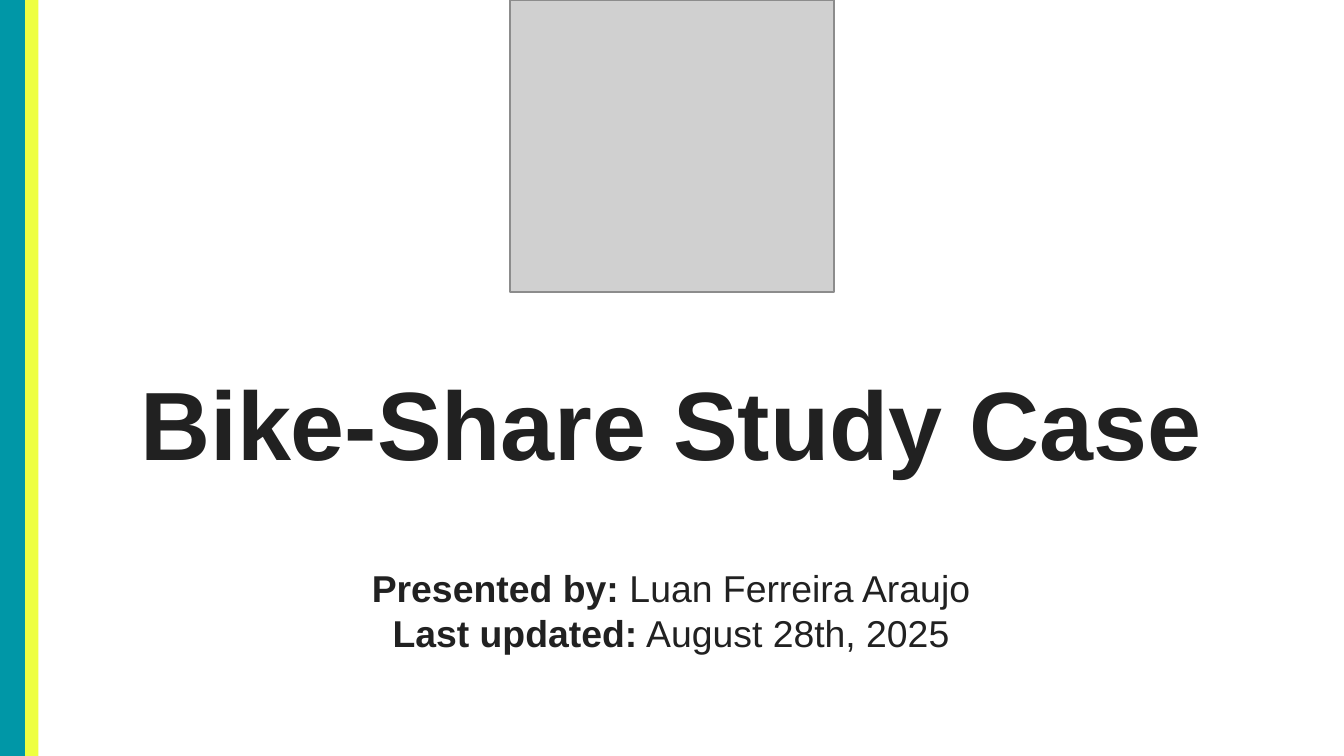
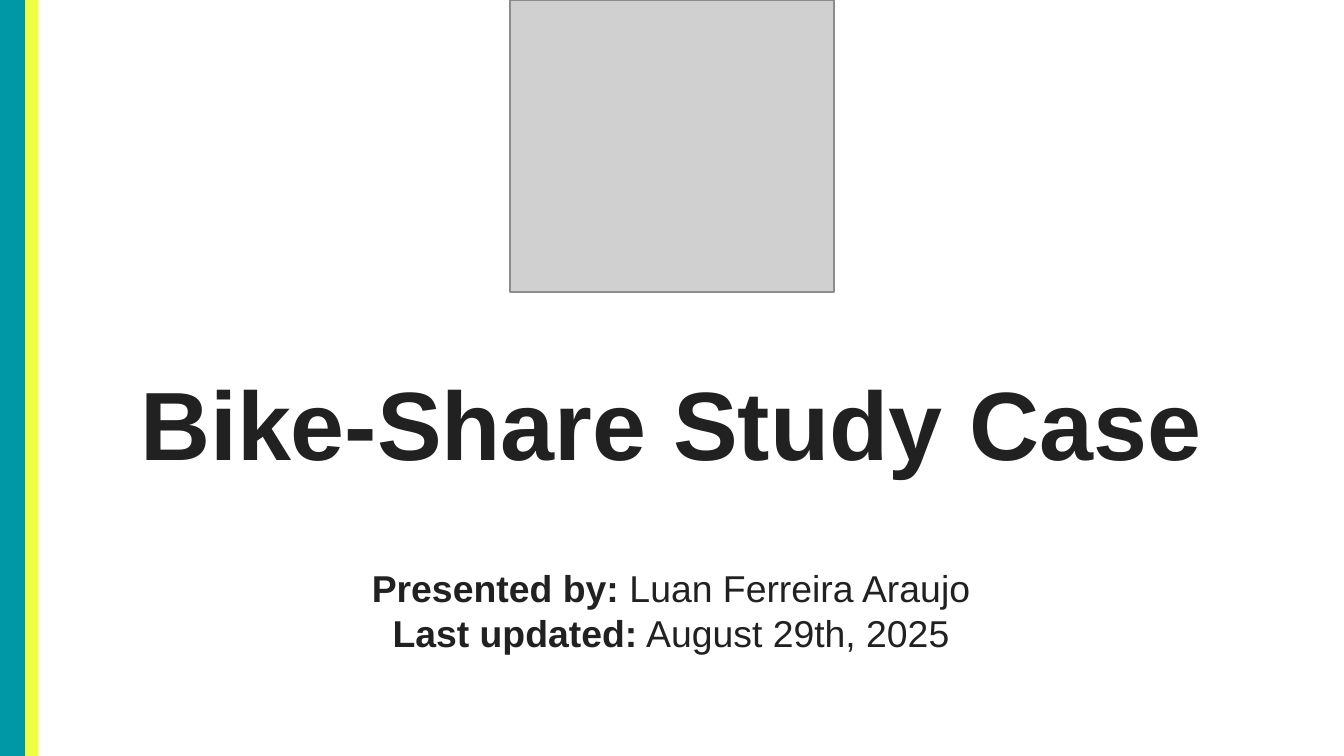
Before and after one commit to luanfaraujo/cyclistic-case-study-en, a slide deck: slide 1 of bike_share_presentation-en.pptx. Drawn at 1344x756 pixels with LibreOffice and Linux fonts; fonts in the diff are those of the drawing; grey boxes stand for pictures. Boxes give left, top, right and bottom in pixels: in the first picture for what was removed or moved away, otherwise in the second. Text is boxed around its words. In the diff, an @@ line names an element or a change of style, - is before the commit and + after.

```diff
--- a/bike_share_presentation-en.pptx
+++ b/bike_share_presentation-en.pptx
@@ subtitle at (x1=393, y1=620, x2=949, y2=655): text changed @@
-Last updated: August 28th, 2025
+Last updated: August 29th, 2025
```
Also in this commit, not shown: 6 other slides changed.
